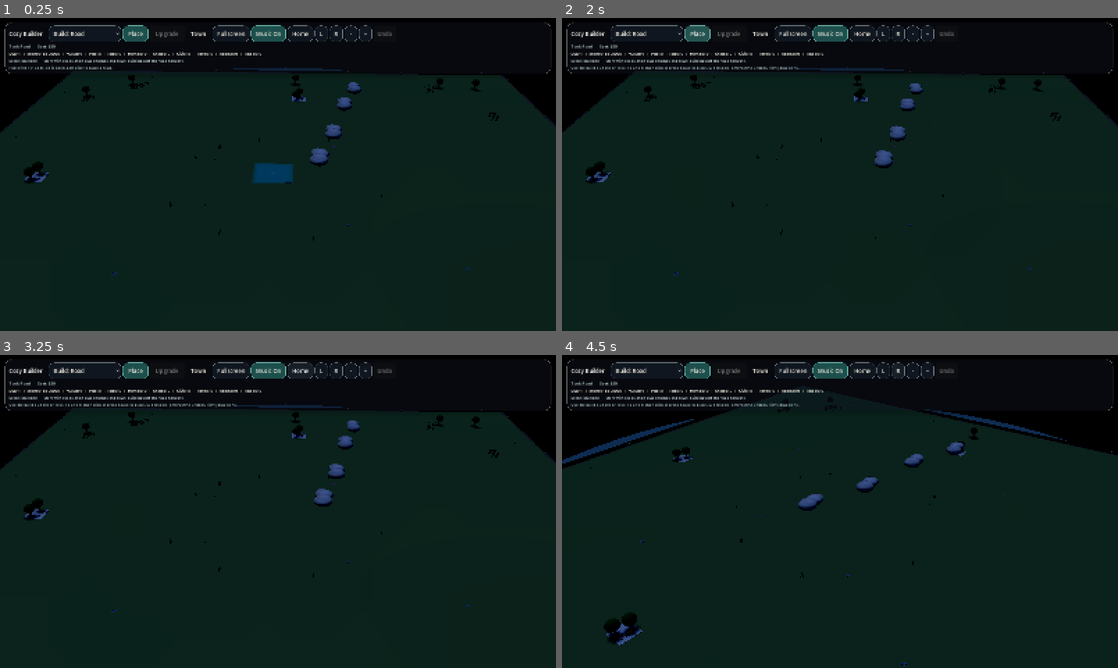
Above: before the commit, frames 1-4 (two rows, left to right).
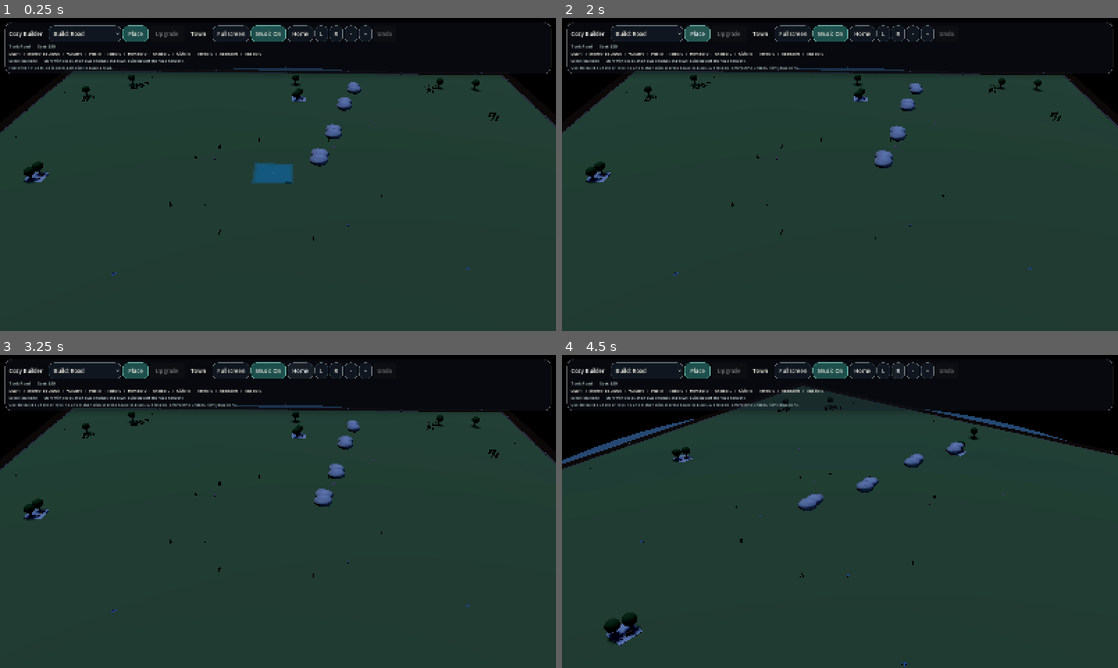
Above: after the commit, the same moments.

Repository: johnswaffles/my-backend-api
Game: Godot game, scene res://scenes/main_scene.tscn
Two runs of this game, one before a commit and one after it. Both use one fixed random seed, a clock stepped at 60 frames per second and the inputs below.
Inputs:
- Up to frame 1 (0.25 s): no input
- Up to frame 2 (2 s): click "Build: Road" at 0.5 s; click "Place" at 1.25 s
- Up to frame 3 (3.25 s): click "Town" at 2 s; click "Home" at 2.75 s
- Up to frame 4 (4.5 s): click "L" at 3.5 s; click "R" at 4.25 s

The runs differ from the first frame. In frame 1, 74% of the frame differs, in the area x 0-100%, y 17-100%; in frame 2, 74%; in frame 3, 75%; in frame 4, 77%.

Commit message:
Tighten dusk lighting and restore music

Diff:
--- a/cozy-builder-godot/scenes/lighting_controller.tscn
+++ b/cozy-builder-godot/scenes/lighting_controller.tscn
@@ -18,19 +18,19 @@
 sky = SubResource("2")
 ambient_light_source = 3
 ambient_light_color = Color(0.0745098, 0.0862745, 0.117647, 1)
-ambient_light_energy = 0.14
+ambient_light_energy = 0.11
 reflected_light_source = 1
 tonemap_mode = 2
 glow_enabled = true
-glow_bloom = 0.11
-glow_intensity = 0.18
-fog_enabled = true
+glow_bloom = 0.05
+glow_intensity = 0.06
+fog_enabled = false
 fog_light_color = Color(0.282353, 0.223529, 0.231373, 1)
-fog_light_energy = 0.12
-fog_density = 0.001
+fog_light_energy = 0.0
+fog_density = 0.0
 adjustment_enabled = true
-adjustment_brightness = 0.82
-adjustment_contrast = 1.1
+adjustment_brightness = 0.94
+adjustment_contrast = 1.02
 adjustment_saturation = 1.04
 
 [node name="LightingController" type="Node3D"]
@@ -42,11 +42,11 @@
 [node name="Sun" type="DirectionalLight3D" parent="."]
 rotation_degrees = Vector3(-68, -32, 0)
 light_color = Color(0.560784, 0.65098, 0.839216, 1)
-light_energy = 0.26
+light_energy = 0.3
 shadow_enabled = true
 directional_shadow_mode = 2
 directional_shadow_max_distance = 180.0
-shadow_blur = 0.98
+shadow_blur = 0.92
 directional_shadow_blend_splits = true
 shadow_bias = 0.04
 shadow_normal_bias = 1.8
@@ -54,5 +54,5 @@
 [node name="FillLight" type="DirectionalLight3D" parent="."]
 rotation_degrees = Vector3(-18, 136, 0)
 light_color = Color(0.235294, 0.313726, 0.505882, 1)
-light_energy = 0.09
+light_energy = 0.1
 shadow_enabled = false
--- a/cozy-builder-godot/scripts/building_system.gd
+++ b/cozy-builder-godot/scripts/building_system.gd
@@ -107,7 +107,7 @@
 	BUILD_TOOL_FOREST_LARGE: {"label": "Large Forest", "footprint": Vector2i(6, 6), "kind": "forest", "tree_count": 15, "cost": 560, "appeal": 18},
 }
 const SAVE_PATH := "user://cozy_builder_save.json"
-const MUSIC_STREAM_PATH := "res://assets/audio/cozy soundtrack.m4a"
+const MUSIC_STREAM_PATH := "res://assets/audio/Sunrise Over Tiny Blocks (2).mp3"
 const PROPERTY_FRONT_SETBACK := 1.0
 const PROPERTY_FRONT_SETBACK_BY_TOOL := {
 	BUILD_TOOL_HOUSE: 0.95,
@@ -3043,33 +3043,31 @@
 	var town_strength := _town_light_strength()
 	var cycle := fmod(float(_day - 1) + _simulation_clock / 7.5, 6.0) / 6.0
 	var moon_wave := sin(cycle * TAU)
-	var night_strength: float = clampf(1.0 - town_strength * 0.54 + moon_wave * 0.025, 0.18, 1.0)
+	var night_strength: float = clampf(1.0 - town_strength * 0.28 + moon_wave * 0.02, 0.22, 1.0)
 	var sky_top: Color = Color(0.05, 0.06, 0.09).lerp(Color(0.11, 0.13, 0.19), town_strength * 0.64)
 	var sky_horizon: Color = Color(0.09, 0.08, 0.11).lerp(Color(0.34, 0.24, 0.22), town_strength * 0.56)
 	if world_environment and world_environment.environment:
 		var env: Environment = world_environment.environment
 		env.background_mode = Environment.BG_COLOR
 		env.background_color = sky_top.lerp(sky_horizon, 0.68)
-		env.ambient_light_color = sky_top.lerp(Color(0.86, 0.76, 0.7), 0.16)
-		env.ambient_light_energy = 0.14 + town_strength * 0.12
-		env.fog_enabled = true
-		env.fog_light_color = sky_horizon
-		env.fog_light_energy = 0.12 + town_strength * 0.05
-		env.fog_density = 0.001 + night_strength * 0.0009
-		env.glow_bloom = 0.1 + town_strength * 0.08
-		env.glow_intensity = 0.16 + town_strength * 0.13
+		env.ambient_light_color = sky_top.lerp(Color(0.84, 0.77, 0.72), 0.1)
+		env.ambient_light_energy = 0.11 + town_strength * 0.07
+		env.fog_enabled = false
+		env.fog_density = 0.0
+		env.glow_bloom = 0.05 + town_strength * 0.03
+		env.glow_intensity = 0.06 + town_strength * 0.04
 		env.adjustment_enabled = true
-		env.adjustment_brightness = 0.82 + town_strength * 0.08
-		env.adjustment_contrast = 1.1 + night_strength * 0.06
+		env.adjustment_brightness = 0.94 + town_strength * 0.03
+		env.adjustment_contrast = 1.02 + night_strength * 0.04
 		env.adjustment_saturation = 1.04
 	if sun:
 		sun.light_color = Color(0.5, 0.6, 0.84).lerp(Color(1.0, 0.82, 0.56), town_strength * 0.62)
-		sun.light_energy = 0.22 + town_strength * 0.3
+		sun.light_energy = 0.3 + town_strength * 0.18
 		sun.rotation_degrees = Vector3(-62.0, -30.0, 0.0)
-		sun.shadow_blur = 0.96
+		sun.shadow_blur = 0.92
 	if fill_light:
 		fill_light.light_color = Color(0.26, 0.34, 0.54).lerp(Color(0.96, 0.84, 0.64), town_strength * 0.42)
-		fill_light.light_energy = 0.08 + town_strength * 0.08
+		fill_light.light_energy = 0.1 + town_strength * 0.05
 
 	for band in _window_bands:
 		if is_instance_valid(band):
@@ -3097,8 +3095,7 @@
 		if tool == BUILD_TOOL_ROAD or SCENIC_TOOL_SPECS.has(tool):
 			continue
 		active_count += 1
-	var road_light_count := _road_light_nodes.size()
-	return clampf(0.06 + float(active_count) * 0.12 + float(road_light_count) * 0.045, 0.0, 1.0)
+	return clampf(0.08 + float(active_count) * 0.05, 0.0, 0.4)
 
 
 func _spawn_house_tile(world_position: Vector3, preview: bool) -> Node3D:
--- a/cozy-builder-godot/scripts/lighting_controller.gd
+++ b/cozy-builder-godot/scripts/lighting_controller.gd
@@ -9,32 +9,30 @@
 	var cycle := fmod(float(day - 1) + simulation_clock / 7.5, 6.0) / 6.0
 	var moon_wave := sin(cycle * TAU)
 	var town_strength: float = clampf(town_light_level, 0.0, 1.0)
-	var night_strength: float = clampf(1.0 - town_strength * 0.54 + moon_wave * 0.025, 0.18, 1.0)
+	var night_strength: float = clampf(1.0 - town_strength * 0.28 + moon_wave * 0.02, 0.22, 1.0)
 	var sky_top: Color = Color(0.05, 0.06, 0.09).lerp(Color(0.11, 0.13, 0.19), town_strength * 0.64)
 	var sky_horizon: Color = Color(0.09, 0.08, 0.11).lerp(Color(0.34, 0.24, 0.22), town_strength * 0.56)
 	if world_environment and world_environment.environment:
 		var env: Environment = world_environment.environment
 		env.background_mode = Environment.BG_SKY
 		env.ambient_light_color = sky_top.lerp(Color(0.86, 0.76, 0.7), 0.16)
-		env.ambient_light_energy = 0.14 + town_strength * 0.12
-		env.fog_enabled = true
-		env.fog_light_color = sky_horizon
-		env.fog_light_energy = 0.12 + town_strength * 0.05
-		env.fog_density = 0.001 + night_strength * 0.0009
-		env.glow_bloom = 0.11 + town_strength * 0.08
-		env.glow_intensity = 0.18 + town_strength * 0.12
+		env.ambient_light_energy = 0.11 + town_strength * 0.07
+		env.fog_enabled = false
+		env.fog_density = 0.0
+		env.glow_bloom = 0.05 + town_strength * 0.03
+		env.glow_intensity = 0.06 + town_strength * 0.04
 		env.adjustment_enabled = true
-		env.adjustment_brightness = 0.82 + town_strength * 0.08
-		env.adjustment_contrast = 1.1 + night_strength * 0.06
+		env.adjustment_brightness = 0.94 + town_strength * 0.03
+		env.adjustment_contrast = 1.02 + night_strength * 0.04
 		env.adjustment_saturation = 1.04
 	if sun:
 		sun.light_color = Color(0.5, 0.6, 0.84).lerp(Color(1.0, 0.82, 0.56), town_strength * 0.62)
-		sun.light_energy = 0.26 + town_strength * 0.26
+		sun.light_energy = 0.3 + town_strength * 0.18
 		sun.rotation_degrees = Vector3(-62.0, -30.0, 0.0)
-		sun.shadow_blur = 0.96
+		sun.shadow_blur = 0.92
 	if fill_light:
 		fill_light.light_color = Color(0.26, 0.34, 0.54).lerp(Color(0.96, 0.84, 0.64), town_strength * 0.42)
-		fill_light.light_energy = 0.09 + town_strength * 0.07
+		fill_light.light_energy = 0.1 + town_strength * 0.05
 	for band in window_bands:
 		if is_instance_valid(band):
 			var material := band.material_override as StandardMaterial3D
Not shown, changed: public/godot-playtest/index.html
Not shown, changed: public/godot-playtest/index.pck
